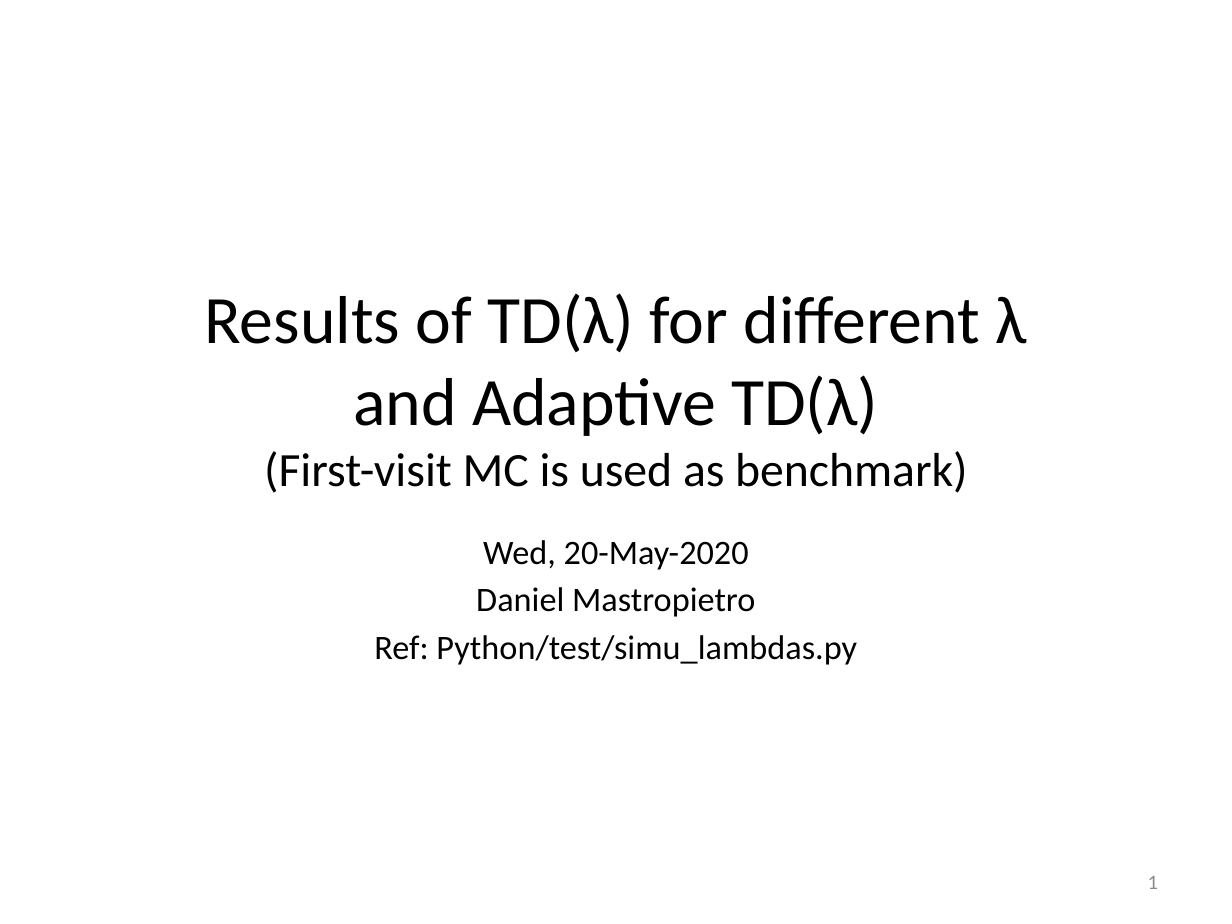
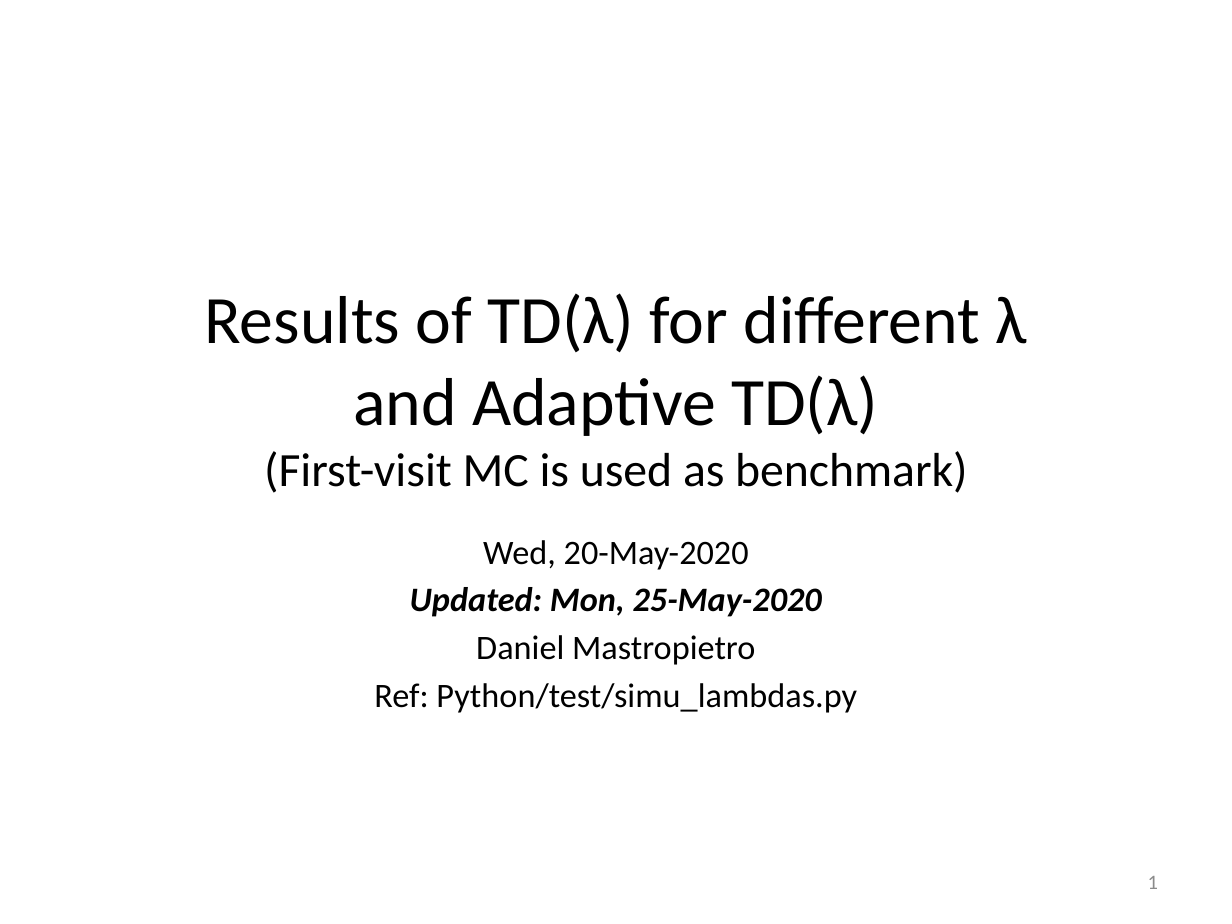
Before and after one commit to mastropi/RL, a slide deck: slide 1 of RL-001-MemoryManagement/results/202005May20-TestsTDLambda&AdaptiveTDLambda-1DGridworld.pptx. Drawn at 1232x924 pixels with LibreOffice and Linux fonts; fonts in the diff are those of the drawing. Boxes give left, top, right and bottom in pixels: in the first picture for what was removed or moved away, otherwise in the second. Text is boxed around its words. In the diff, an @@ line names an element or a change of style, - is before the commit and + after.

Commit message:
Definition of state-dependent lambda as a function of delta(t) relative to the average state value function
In addition:
- Updated the violinplot with better documentation and improved customization.
- Stored results as pickle and png files.
- Updated PPT with main results.

```diff
--- a/RL-001-MemoryManagement/results/202005May20-TestsTDLambda&AdaptiveTDLambda-1DGridworld.pptx
+++ b/RL-001-MemoryManagement/results/202005May20-TestsTDLambda&AdaptiveTDLambda-1DGridworld.pptx
@@ subtitle at [410, 587, 822, 617]: paragraph added @@
+Updated: Mon, 25-May-2020
```
Also in this commit, not shown: 11 other slides changed, 11 slides added, 42 other files.
